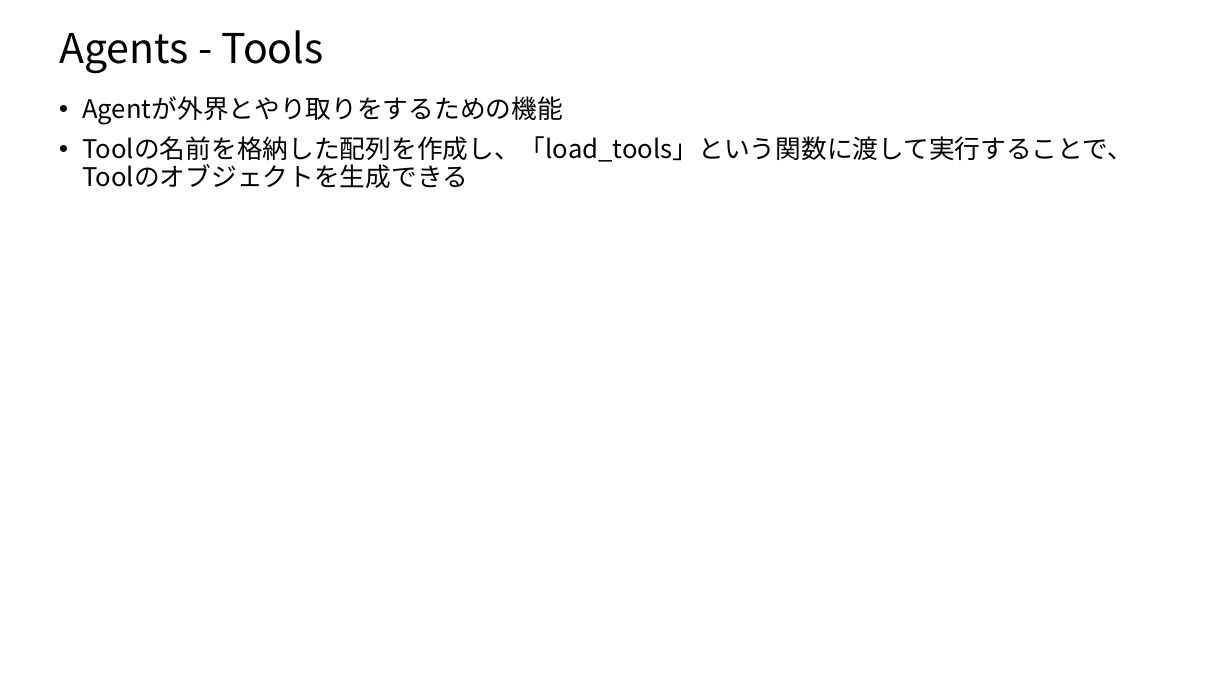
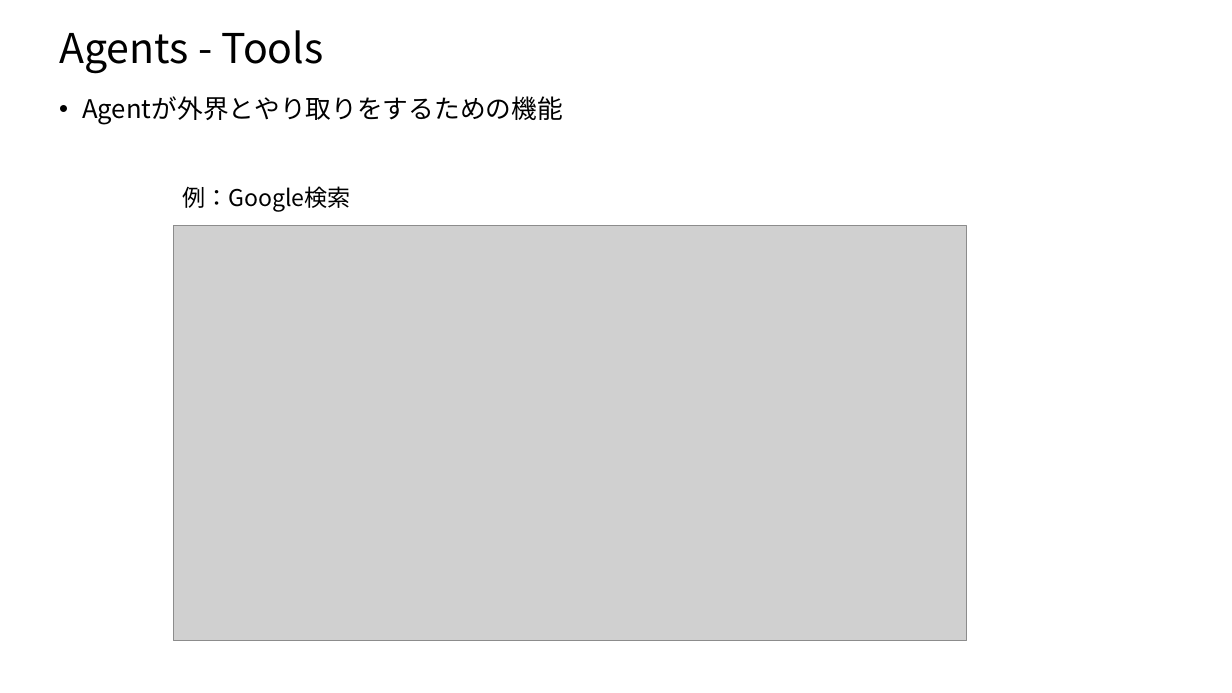
Before and after one commit to nakayasu720/report, a slide deck: slide 26 of LangChainについて.pptx. Drawn at 1232x693 pixels with LibreOffice and Linux fonts; fonts in the diff are those of the drawing; grey boxes stand for pictures. Boxes give left, top, right and bottom in pixels: in the first picture for what was removed or moved away, otherwise in the second. Text is boxed around its words. In the diff, an @@ line names an element or a change of style, - is before the commit and + after.

```diff
--- a/LangChainについて.pptx
+++ b/LangChainについて.pptx
@@ text at (x1=82, y1=136, x2=1133, y2=188): paragraph removed @@
-• Toolの名前を格納した配列を作成し、「load_tools」という関数に渡して実行することで、Toolのオブジェクトを生成できる
@@ text added at (x1=182, y1=186, x2=351, y2=211), 18 pt, text #000000 @@
+例：Google検索
@@ picture added at (x1=173, y1=226, x2=967, y2=640) @@
```
Also in this commit, not shown: 10 other slides changed, 1 slide added.
